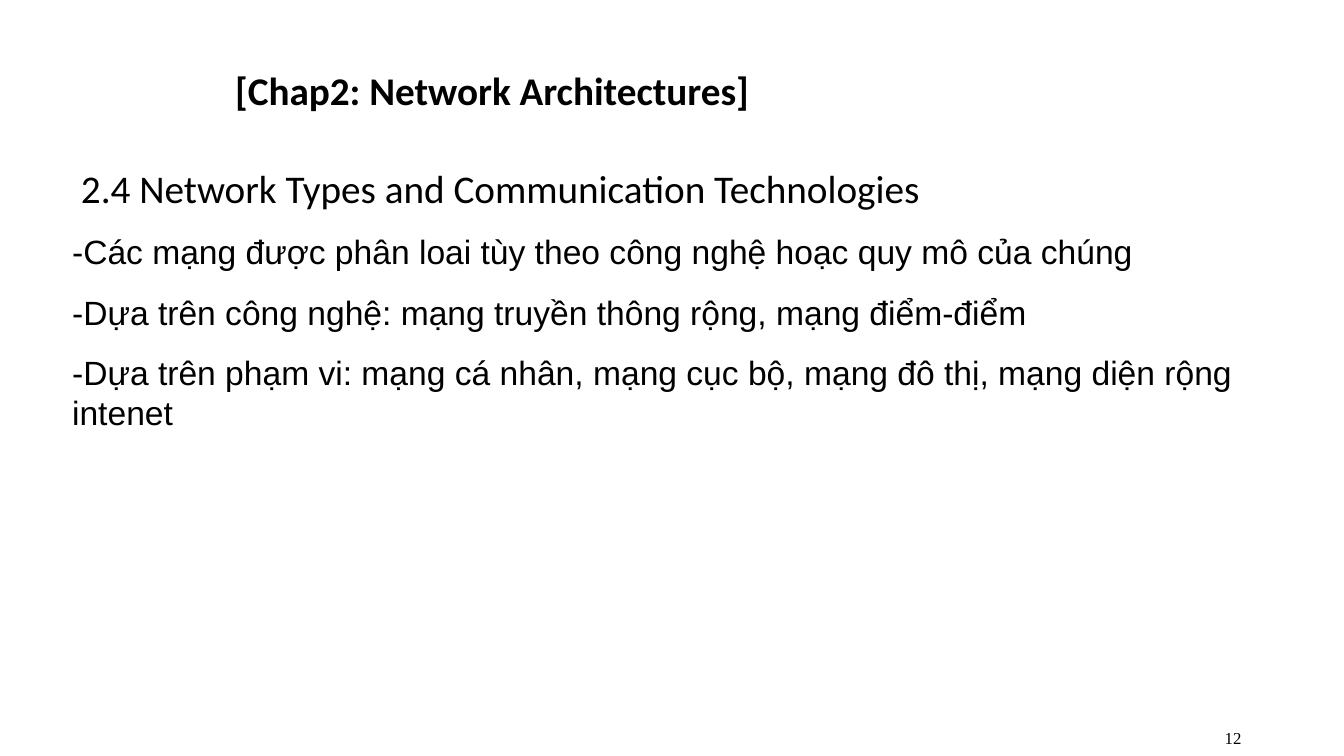
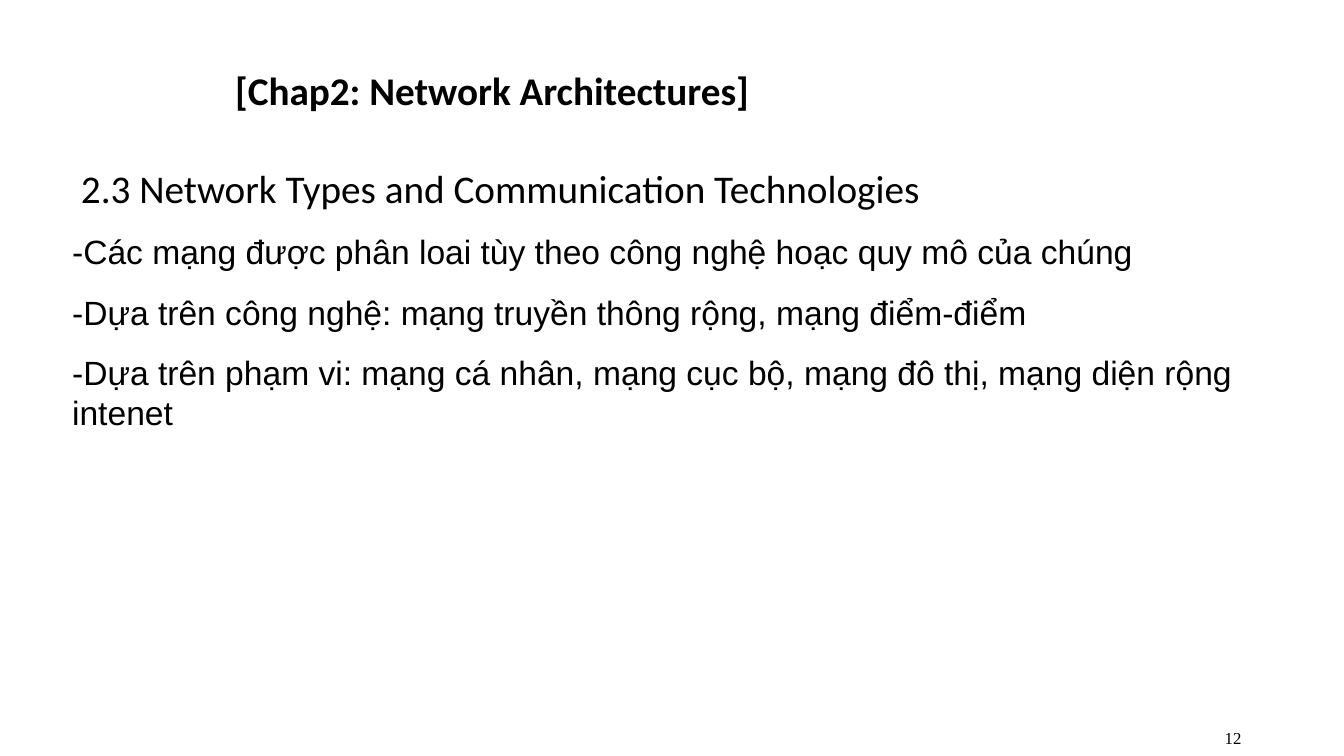
Before and after one commit to quang-vn26/Advanced-Network-Programming-Tieng-Viet-, a slide deck: slide 12 of pp1.pptx. Drawn at 1344x756 pixels with LibreOffice and Linux fonts; fonts in the diff are those of the drawing; background and template pictures are left out. Boxes give left, top, right and bottom in pixels: in the first picture for what was removed or moved away, otherwise in the second. Text is boxed around its words. In the diff, an @@ line names an element or a change of style, - is before the commit and + after.

```diff
--- a/pp1.pptx
+++ b/pp1.pptx
@@ text at (81, 175, 919, 210): text changed @@
-2.4 Network Types and Communication Technologies
+2.3 Network Types and Communication Technologies
```
Also in this commit, not shown: 15 other slides changed, 11 slides added, 2 slides removed.
